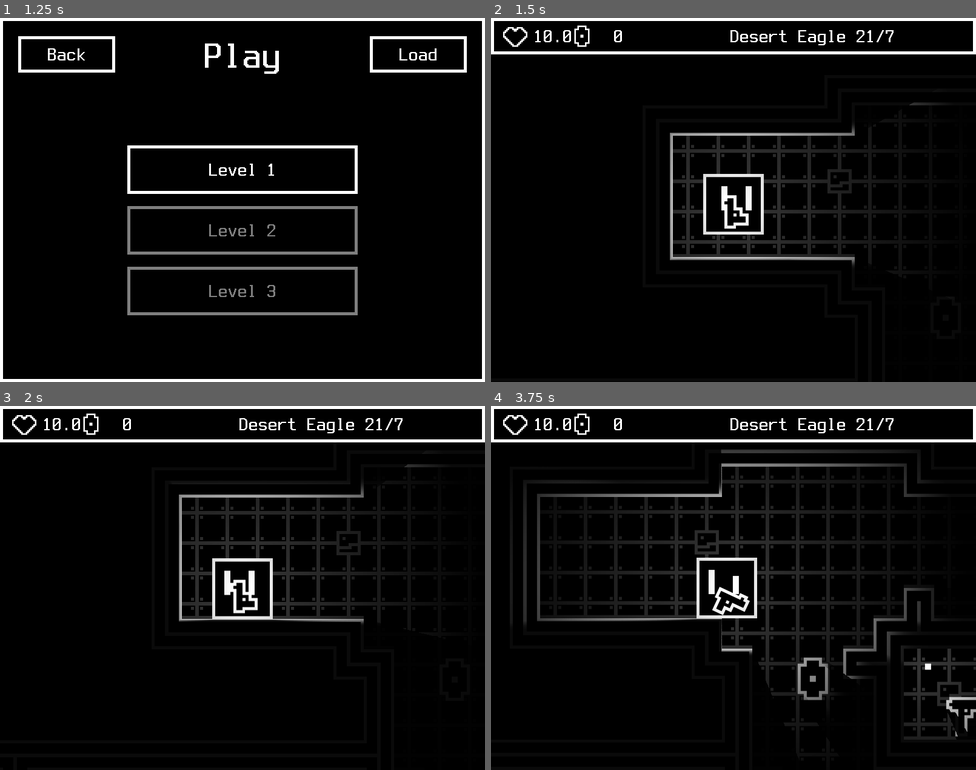
Above: before the commit, frames 1-4 (two rows, left to right).
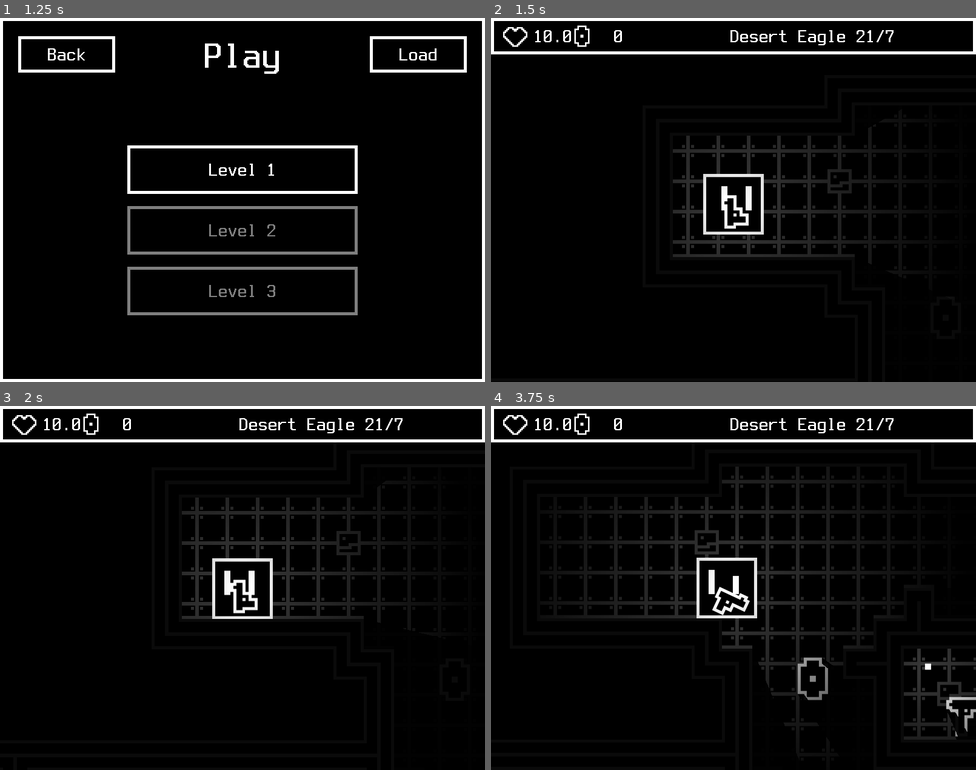
Above: after the commit, the same moments.

Repository: GREAT-DNG/Futureal
Game: Godot game, scene res://Scenes/Menu.tscn
The game is run twice, just before and just after one commit, with the same random seed, the same clock (stepped at 60 frames per second) and the same inputs.
Inputs (mouse positions are in pixels of both pictures, inside the frame that each line leads up to):
- Up to frame 1 (1.25 s): click "Play" at 0.5 s
- Up to frame 2 (1.5 s): click "Level 1" at 1.25 s
- Up to frame 3 (2 s): no input
- Up to frame 4 (3.75 s): move the mouse to (840, 569) at 2.02 s; hold F (buy) 2.03-2.78 s; hold D (right) 2.03-3.53 s; tap Space (ui_select) at 2.27, 3.02 s; move the mouse to (636, 606) at 2.77 s; tap Mouse wheel up (next_gun) at 2.85 s; move the mouse to (966, 708) at 3.52 s; hold A (left) from 3.53 s (still down); hold Mouse wheel down (previous_gun) from 3.53 s (still down)

Frame 1 is identical in both runs. In frame 2, 0.9% of the frame differs, in the area x 36-91%, y 23-68%; in frame 3, 0.8%; in frame 4, 2.3%, in the area x 6-91%, y 12-81%.

Commit message:
Removed unwanted shadow effect

Diff:
--- a/Scenes/Player.tscn
+++ b/Scenes/Player.tscn
@@ -87,7 +87,6 @@
 texture = ExtResource( 3 )
 texture_scale = 1.6
 shadow_enabled = true
-shadow_gradient_length = 2.0
 
 [node name="LightOccluder2D" type="LightOccluder2D" parent="."]
 light_mask = 2
